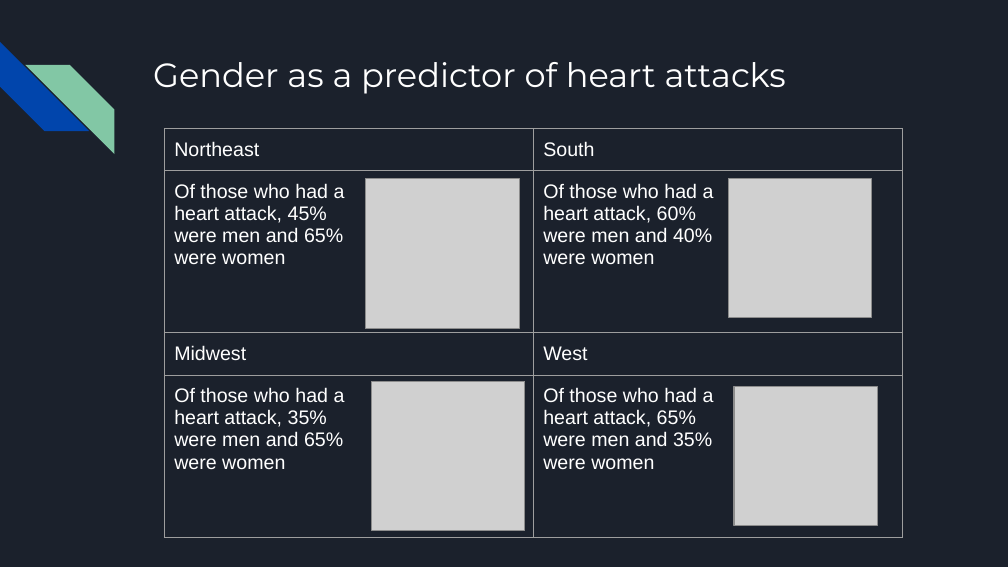
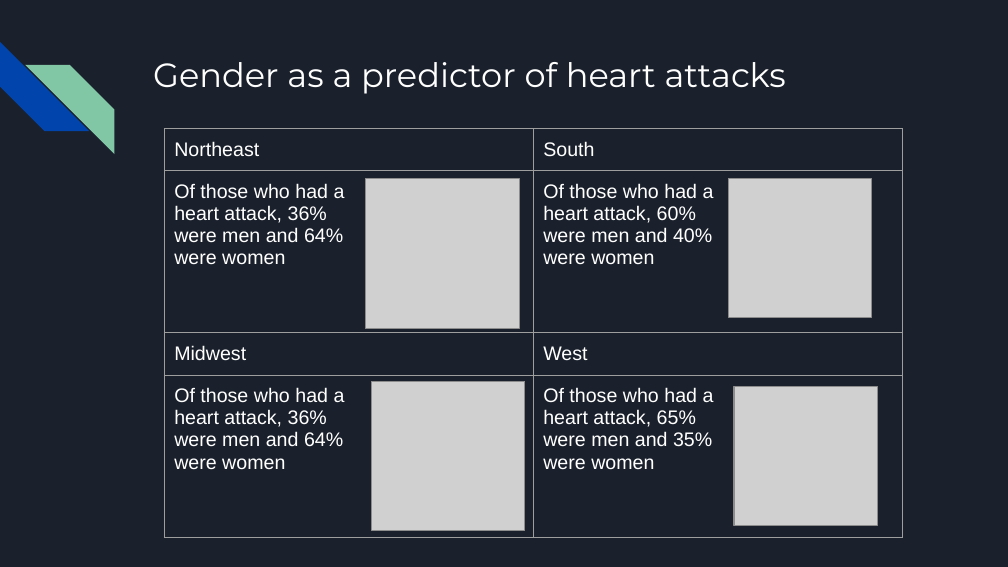
Before and after one commit to anelaherandez/Project_1_Team7, a slide deck: slide 7 of Team 7 .pptx. Drawn at 1008x567 pixels with LibreOffice and Linux fonts; fonts in the diff are those of the drawing; grey boxes stand for pictures. Boxes give left, top, right and bottom in pixels: in the first picture for what was removed or moved away, otherwise in the second. Text is boxed around its words. In the diff, an @@ line names an element or a change of style, - is before the commit and + after.

```diff
--- a/Team 7 .pptx
+++ b/Team 7 .pptx
@@ table at bbox=[164, 128, 902, 540] @@
-row 2, column 1: Of those who had a / heart attack, 45% / were men and 65% / were women
+row 2, column 1: Of those who had a / heart attack, 36% / were men and 64% / were women
-row 4, column 1: Of those who had a / heart attack, 35% / were men and 65% / were women
+row 4, column 1: Of those who had a / heart attack, 36% / were men and 64% / were women
```
Also in this commit, not shown: 7 other slides changed.
